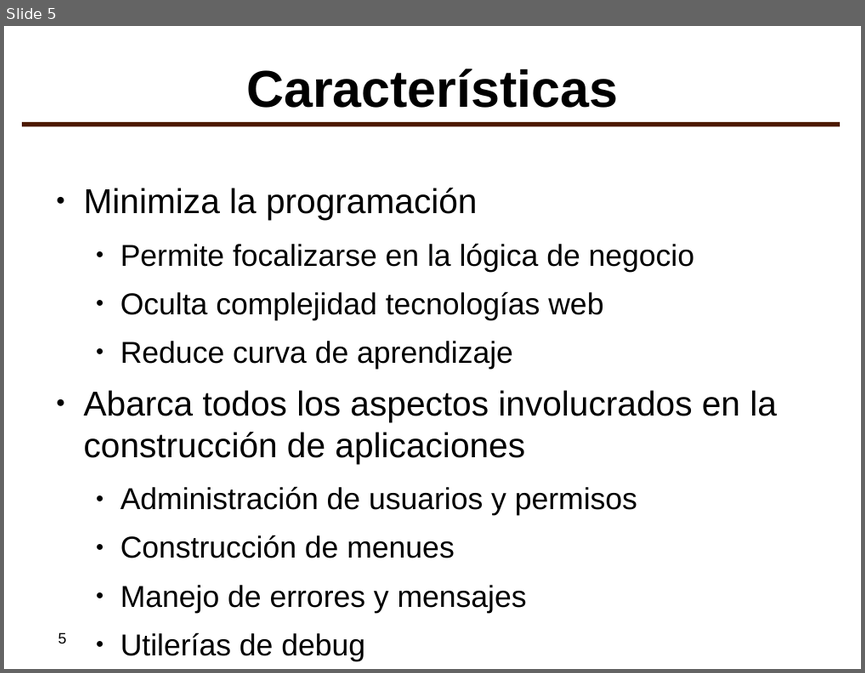
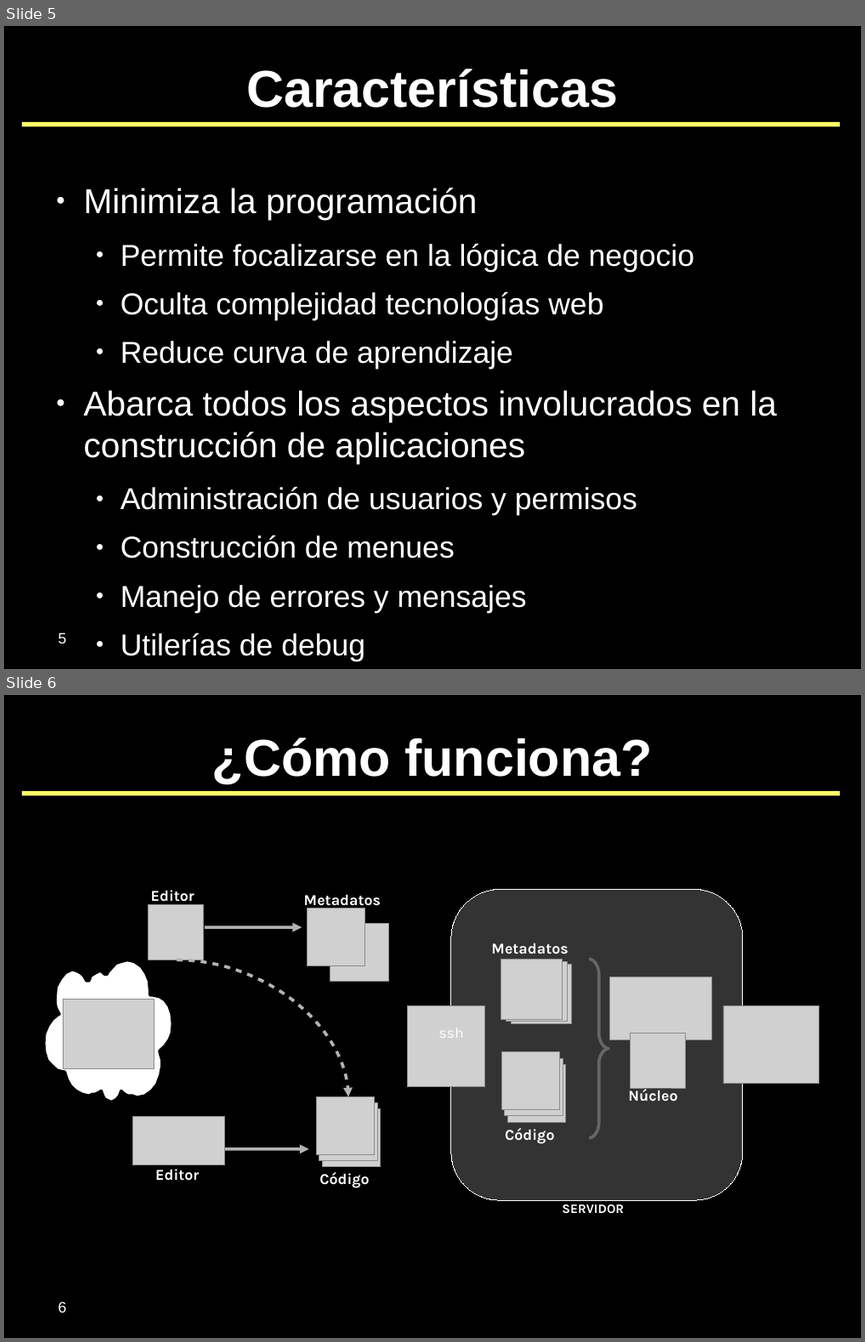
Before and after one commit to SIU-Toba/framework, a slide deck: doc/presentaciones/2007 - CafeConf.odp. Shown one above the other, each under a label of ours: slide 5 before the commit, slides 5 and 6 after it. The pictures are 865x673 and 865x1342 pixels, drawn with LibreOffice and Linux fonts; fonts in the diff are those of the drawing; grey boxes stand for pictures; background and template pictures are left out. Boxes give left, top, right and bottom in pixels: in the first picture for what was removed or moved away, otherwise in the second. Text is boxed around its words. In the diff, an @@ line names an element or a change of style, - is before the commit and + after.

```diff
--- a/doc/presentaciones/2007 - CafeConf.odp
+++ b/doc/presentaciones/2007 - CafeConf.odp
@@ slide 6 added at box(4, 695, 861, 1338), background #000000; not listed: 1 template element that a slide beside it also shows @@
@@ title added at box(212, 737, 652, 785), 48 pt, text #FFFFFF, bold @@
+¿Cómo funciona?
@@ text added at box(151, 890, 194, 905), 14 pt, text #FFFFFF, bold @@
+Editor
@@ text added at box(304, 894, 381, 909), 14 pt, text #FFFFFF, bold @@
+Metadatos
@@ freeform shape added at box(451, 890, 743, 1201), fill #333333, outline #FFFFFF 0 pt @@
@@ picture added at box(148, 905, 204, 960) @@
@@ picture added at box(307, 908, 365, 966) @@
@@ picture added at box(330, 924, 389, 982) @@
@@ arrow added from (205, 927) to (302, 927), #B3B3B3 2.83 pt @@
@@ group added at box(491, 943, 572, 1024): 3 pictures, 1 text @@
+Metadatos
@@ freeform shape added at box(44, 960, 172, 1102), fill #FFFFFF, outline #000000 2.83 pt @@
@@ curved arrow added from (177, 960) to (348, 1097), #B3B3B3 2.83 pt @@
@@ freeform shape added at box(590, 959, 609, 1138), outline #666666 2.83 pt @@
@@ picture added at box(64, 999, 154, 1069) @@
@@ picture added at box(610, 977, 711, 1040) @@
@@ picture added at box(407, 1006, 484, 1087) @@
@@ picture added at box(723, 1006, 819, 1083) @@
@@ text added at box(438, 1027, 463, 1038), 14 pt, text #FFFFFF @@
+ssh
@@ picture added at box(630, 1032, 685, 1088) @@
@@ text added at box(628, 1087, 677, 1101), 14 pt, text #FFFFFF, bold @@
+Núcleo
@@ picture added at box(133, 1117, 225, 1165) @@
@@ group added at box(501, 1052, 565, 1144): 3 pictures, 1 text @@
+Código
@@ arrow added from (211, 1149) to (309, 1149), #B3B3B3 2.83 pt @@
@@ text added at box(155, 1168, 199, 1180), 14 pt, text #FFFFFF, bold @@
+Editor
@@ group added at box(316, 1097, 381, 1188): 3 pictures, 1 text @@
+Código
@@ text added at box(562, 1204, 624, 1213), 12 pt, text #FFFFFF, bold @@
+SERVIDOR
@@ page number added at box(58, 1301, 67, 1312), 14 pt, text #FFFFFF @@
+6
@@ slide 5 changed as well @@
@@ background #FFFFFF to #000000 @@
@@ title "Características" at box(246, 68, 618, 108): text colour #000000 to #FFFFFF @@
@@ line (22, 124) - (840, 124): stroke #4C1900 4.31 pt to #FFFF66 4.31 pt @@
@@ text "Minimiza la programación" at box(84, 188, 777, 612): text colour #000000 to #FFFFFF; bullet colour #000000 to #FFFFFF @@
@@ page number at box(58, 632, 67, 643): text colour #000000 to #FFFFFF @@
```
Also in this commit, not shown: 15 other slides changed, 3 other files.
